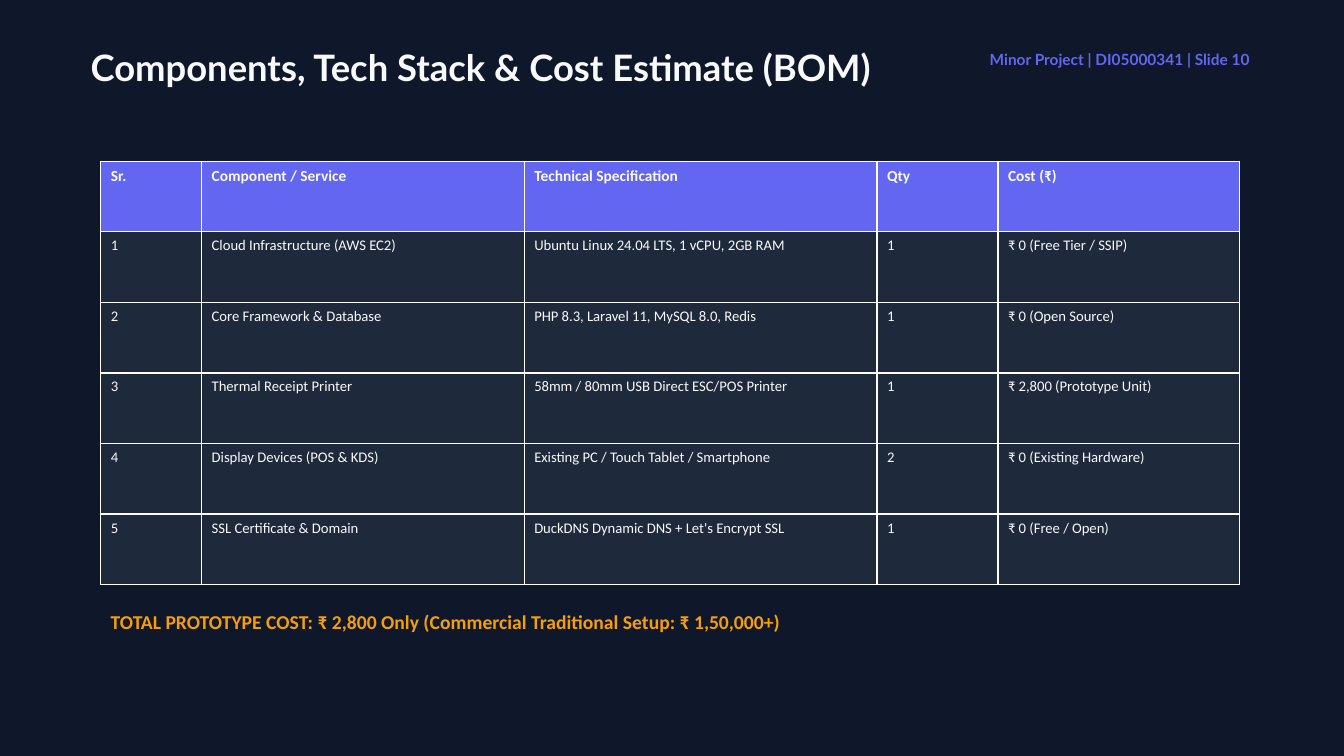
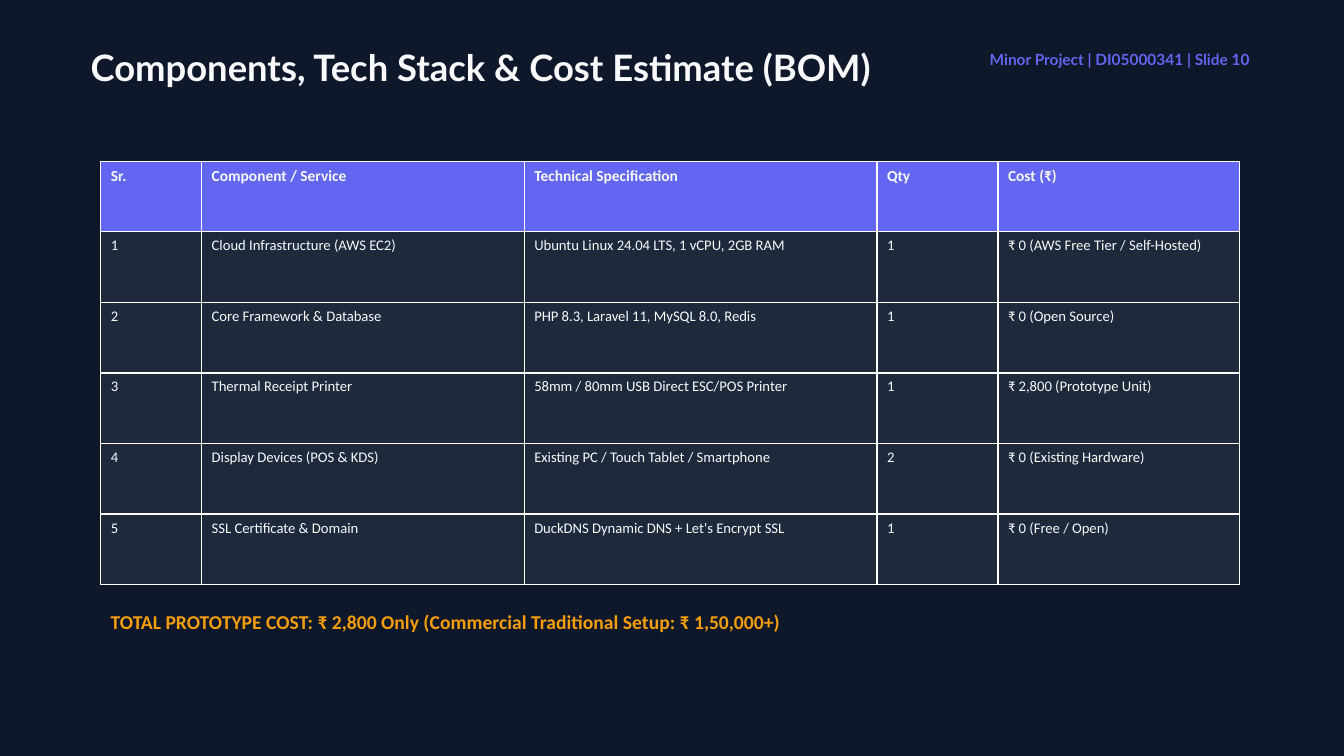
Before and after one commit to Shubh-Patel-07/DineFlow-AI, a slide deck: slide 10 of docs/DineFlow_AI_GTU_Minor_Project_Presentation.pptx. Drawn at 1344x756 pixels with LibreOffice and Linux fonts; fonts in the diff are those of the drawing. Boxes give left, top, right and bottom in pixels: in the first picture for what was removed or moved away, otherwise in the second. Text is boxed around its words. In the diff, an @@ line names an element or a change of style, - is before the commit and + after.

Commit message:
docs(gtu): remove SSIP references and replace with 100% bootstrapped commercial SaaS business model

```diff
--- a/docs/DineFlow_AI_GTU_Minor_Project_Presentation.pptx
+++ b/docs/DineFlow_AI_GTU_Minor_Project_Presentation.pptx
@@ table at <box>101,161,1240,585</box> @@
-row 2, column 5: ₹ 0 (Free Tier / SSIP)
+row 2, column 5: ₹ 0 (AWS Free Tier / Self-Hosted)
```
Also in this commit, not shown: 2 other slides changed, 1 other file.
